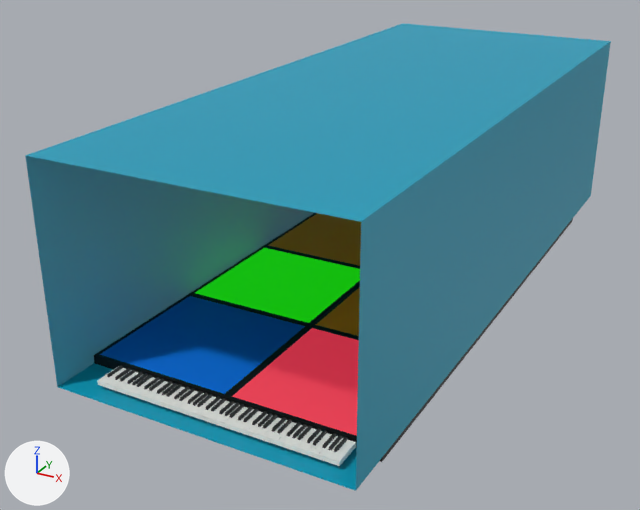
An edit to the FBX model piano.fbx, drawn before and after from the same camera.
Camera for both pictures: a camera (50 mm lens) standing at (1.83, -2.57, 2.05) and looking at (-0.28, 1.28, 0.13). Every picture has the same lights, and +X, +Y and +Z are marked at lower left. Where no turn or scale is listed for an object, it has been applied to the vertices.

The first picture shows 'Room', 'TileRed', 'TileRed.001', 'TileRed.002', 'TileRed.004', 'TileRed.005', 'TileRed.007'.
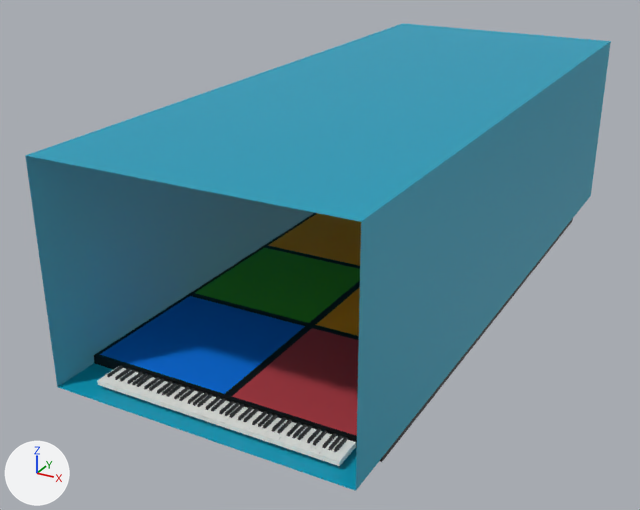
Boxes (x1, y1, x2, y2) around the edits, measured in the pictures (640 x 510 px):
'TileRed.004', recoloured, surface changed
    both: (229, 326, 359, 439)
'TileRed.001', recoloured, surface changed
    both: (191, 246, 360, 325)

Edits to the bpy script that builds the scene:
```text
Change mat_mat_green:
    remove mat_mat_green.emission_color = (0.0136, 1.0, 0.0)  # green #1fff00
    remove mat_mat_green.emission_strength = 0.5
    mat_mat_green.base_color: (0.0, 0.0, 0.0) -> (0.0578, 0.392, 0.00972)  # black #000000 -> green #44a819
Change mat_mat_red:
    remove mat_mat_red.emission_color = (1.0, 0.0405, 0.0951)  # red #ff3957
    remove mat_mat_red.emission_strength = 0.5
```
